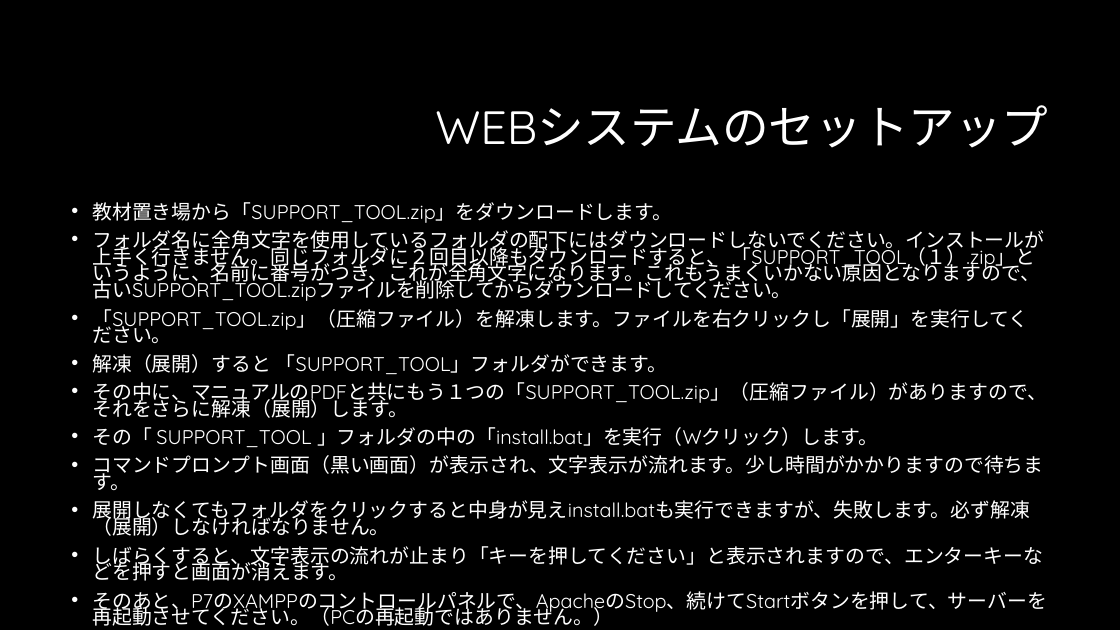
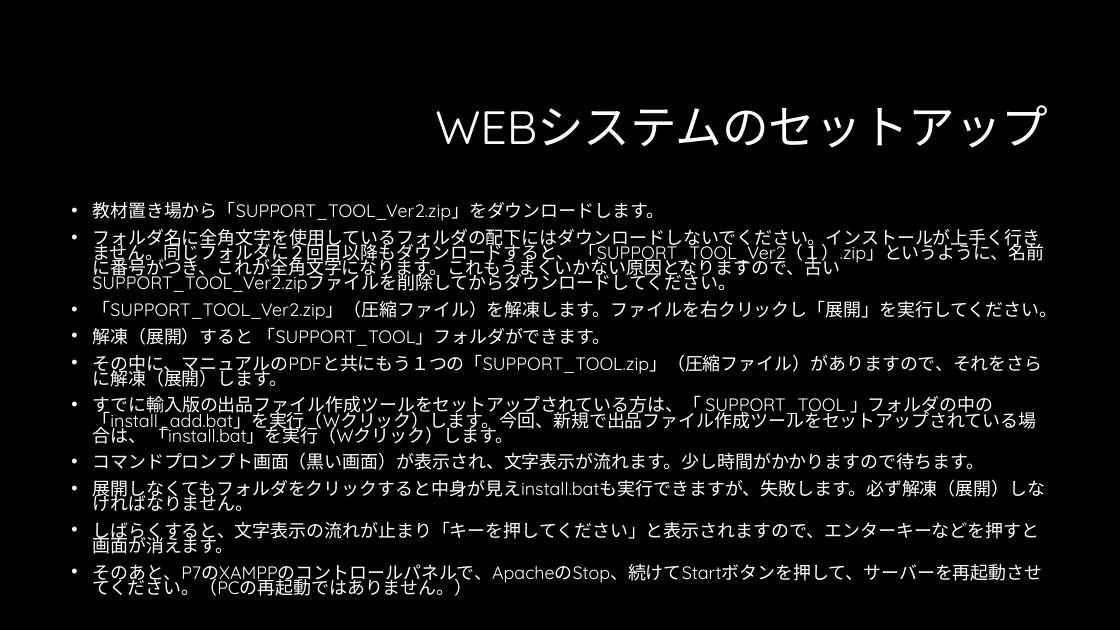
Before and after one commit to yukitakahashi08/docs, a slide deck: slide 8 of bonito/マニュアル/出品ファイル作成ツールセットアップマニュアル(Windows用).pptx. Drawn at 1120x630 pixels with LibreOffice and Linux fonts; fonts in the diff are those of the drawing; background and template pictures are left out. Boxes give left, top, right and bottom in pixels: in the first picture for what was removed or moved away, otherwise in the second. Text is boxed around its words. In the diff, an @@ line names an element or a change of style, - is before the commit and + after.

```diff
--- a/bonito/マニュアル/出品ファイル作成ツールセットアップマニュアル(Windows用).pptx
+++ b/bonito/マニュアル/出品ファイル作成ツールセットアップマニュアル(Windows用).pptx
@@ text at <box>92,201,1057,320</box>: text changed; size 17.1 to 15.4 pt @@
-• 教材置き場から「SUPPORT_TOOL.zip」をダウンロードします。
-• フォルダ名に全角文字を使用しているフォルダの配下にはダウンロードしないでください。インストールが上手く行きません。同じフォルダに２回目以降もダウンロードすると、 「SUPPORT_TOOL（１）.zip」というように、名前に番号がつき、これが全角文字になります。これもうまくいかない原因となりますので、古いSUPPORT_TOOL.zipファイルを削除してからダウンロードしてください。
-• 「SUPPORT_TOOL.zip」（圧縮ファイル）を解凍します。ファイルを右クリックし「展開」を実行してください。
+• 教材置き場から「SUPPORT_TOOL_Ver2.zip」をダウンロードします。
+• フォルダ名に全角文字を使用しているフォルダの配下にはダウンロードしないでください。インストールが上手く行きません。同じフォルダに２回目以降もダウンロードすると、 「SUPPORT_TOOL_Ver2（１）.zip」というように、名前に番号がつき、これが全角文字になります。これもうまくいかない原因となりますので、古いSUPPORT_TOOL_Ver2.zipファイルを削除してからダウンロードしてください。
+• 「SUPPORT_TOOL_Ver2.zip」（圧縮ファイル）を解凍します。ファイルを右クリックし「展開」を実行してください。
@@ text at <box>92,327,1045,596</box>: size 17.1 to 15.4 pt in "解凍（展開）すると 「SUPPORT_TOOL」フォルダができます。", "その中に、マニュアルのPDFと共にもう１つの「SUPPORT_TOOL.zip」（圧縮ファイル）がありますので、それをさ ...", "コマンドプロンプト画面（黒い画面）が表示され、文字表示が流れます。少し時間がかかりますので待ちます。", "展開しなくてもフォルダをクリックすると中身が見えinstall.batも実行できますが、失敗します。必ず解凍（展開）しな ..." and 2 more places @@
@@ text at <box>92,395,1036,444</box>: text changed; size 17.1 to 15.4 pt @@
-• その「 SUPPORT_TOOL 」フォルダの中の「install.bat」を実行（Wクリック）します。
+• すでに輸入版の出品ファイル作成ツールをセットアップされている方は、「 SUPPORT_TOOL 」フォルダの中の「install_add.bat」を実行（Wクリック）します。今回、新規で出品ファイル作成ツールをセットアップされている場合は、 「install.bat」を実行（Wクリック）します。
```
Also in this commit, not shown: 5 other slides changed, 10 other files.
